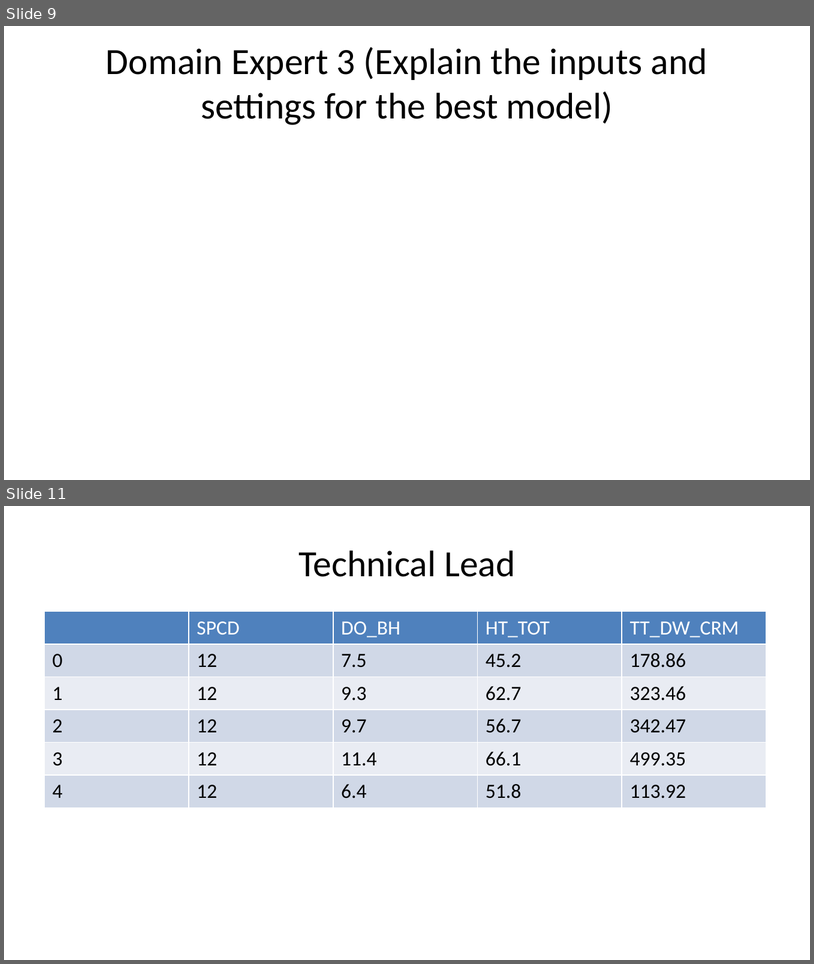
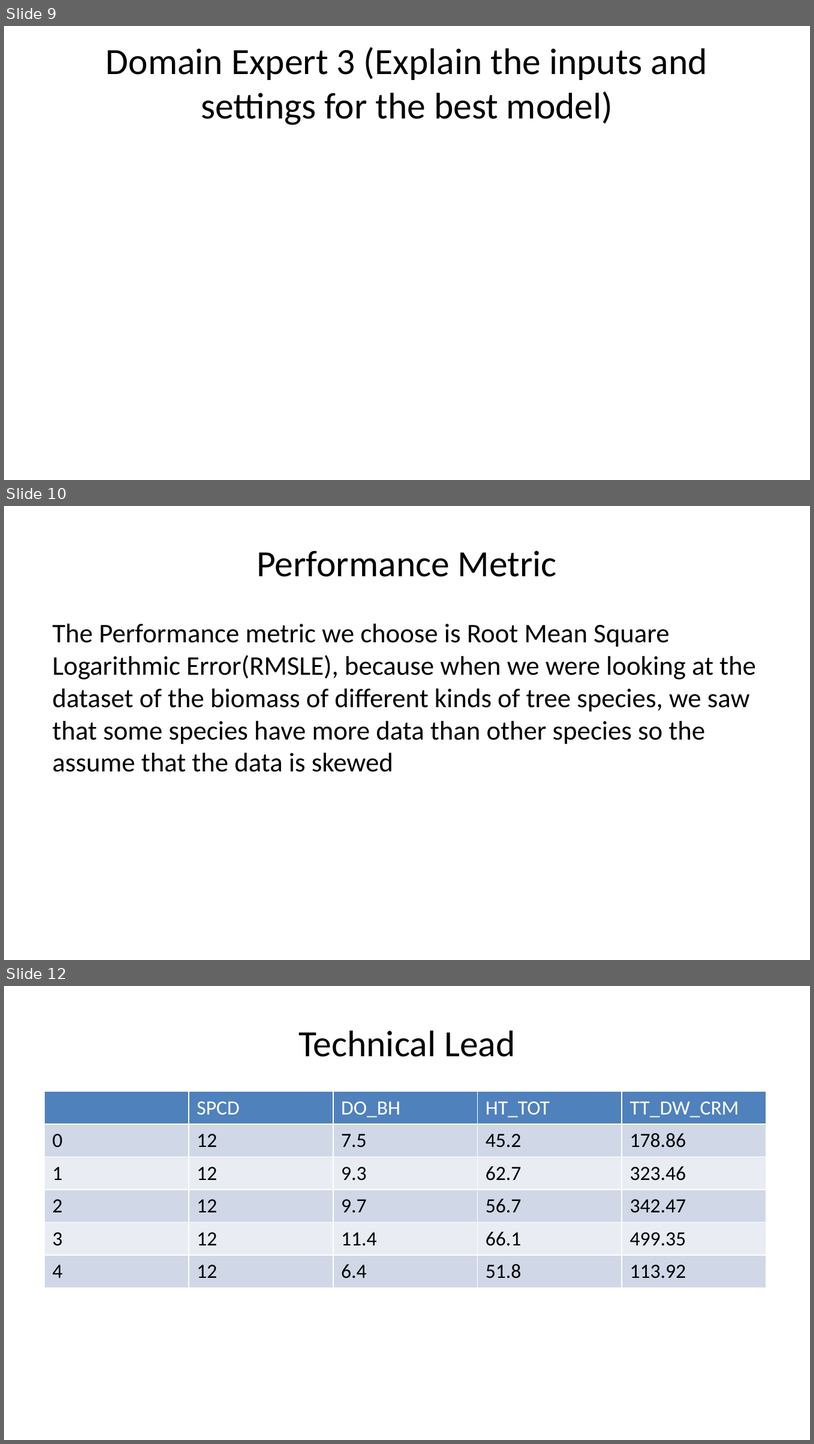
Before and after one commit to deancallahan25/Redwood-Analytics-Portfolio, a slide deck: Project-3/individual-models/data/presentation.pptx. Shown one above the other, each under a label of ours: slides 9 and 11 before the commit, slides 9, 10 and 12 after it; the slides between them are not shown. The pictures are 814x964 and 814x1444 pixels, drawn with LibreOffice and Linux fonts; fonts in the diff are those of the drawing. Boxes give left, top, right and bottom in pixels: in the first picture for what was removed or moved away, otherwise in the second. Text is boxed around its words. In the diff, an @@ line names an element or a change of style, - is before the commit and + after.

```diff
--- a/Project-3/individual-models/data/presentation.pptx
+++ b/Project-3/individual-models/data/presentation.pptx
@@ slide 10 added at bbox=[4, 506, 810, 960], background #FFFFFF @@
@@ title added at bbox=[257, 550, 557, 577], 33 pt, text #000000 @@
+Performance Metric
@@ text added at bbox=[53, 624, 756, 772], 24 pt, text #000000 @@
+The Performance metric we choose is Root Mean Square Logarithmic Error(RMSLE), because when we were looking at the dataset of the biomass of different kinds of tree species, we saw that some species have more data than other species so the assume that the data is skewed
@@ what was slide 11 is now slide 12 @@
```
Also in this commit, not shown: 1 slide changed, 2 other slides added, 2 slides removed, 1 other file.
